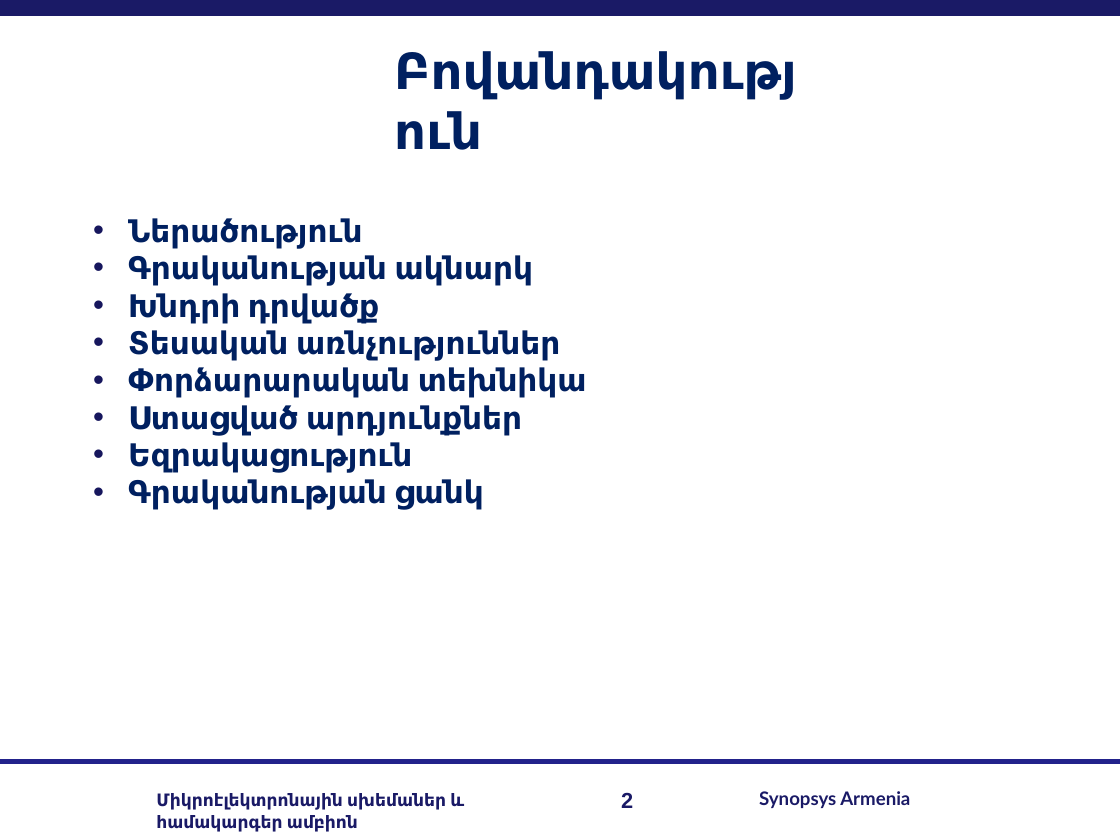
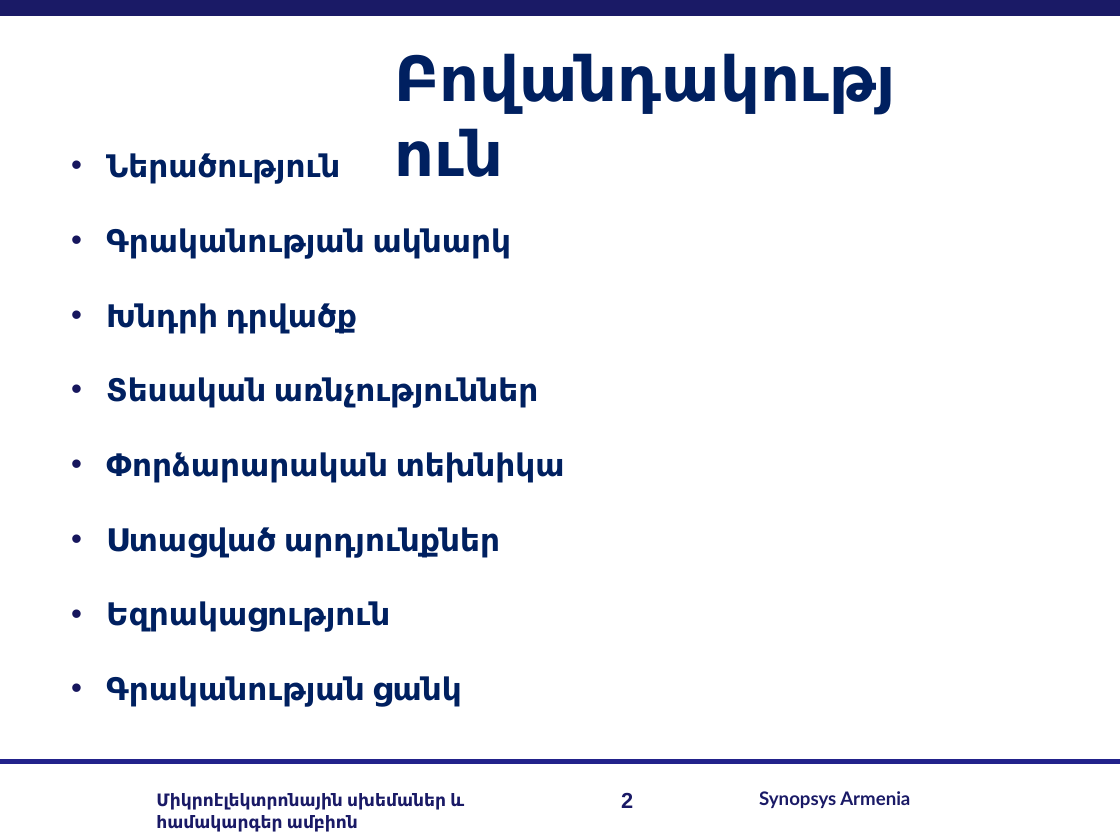
Before and after one commit to RazKarapetyan/Master_thesis, a slide deck: slide 2 of My real work/my_master_slides.pptx. Drawn at 1120x840 pixels with LibreOffice and Linux fonts; fonts in the diff are those of the drawing; background and template pictures are left out. Boxes give left, top, right and bottom in pixels: in the first picture for what was removed or moved away, otherwise in the second. Text is boxed around its words. In the diff, an @@ line names an element or a change of style, - is before the commit and + after.

```diff
--- a/My real work/my_master_slides.pptx
+++ b/My real work/my_master_slides.pptx
@@ text "Բովանդակություն" at box(383, 34, 926, 120): size 32 to 40 pt @@
@@ text "Ներածություն" rewrapped from box(128, 218, 587, 510) to box(106, 153, 565, 707) @@
```
Also in this commit, not shown: 8 other slides changed, 1 slide added.
